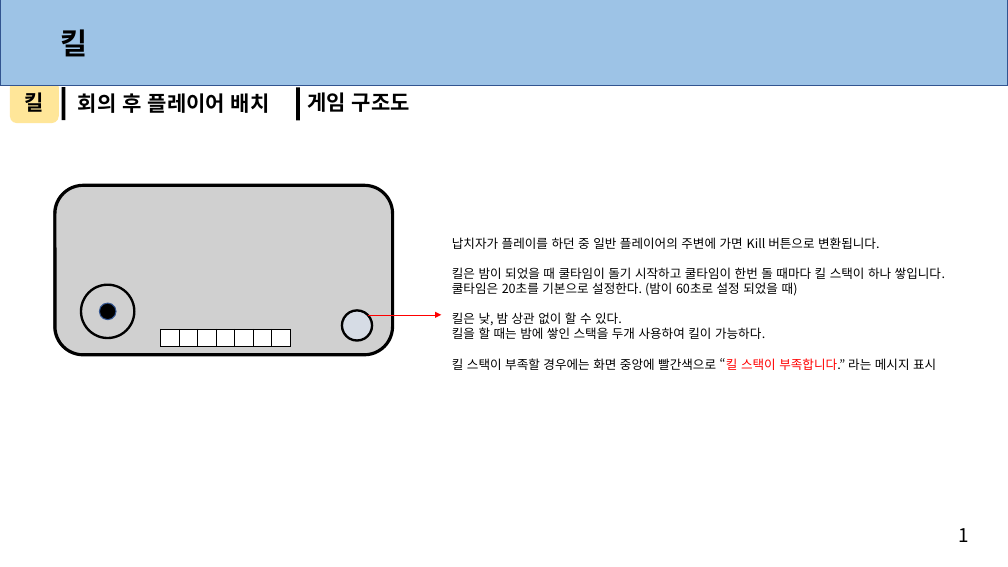
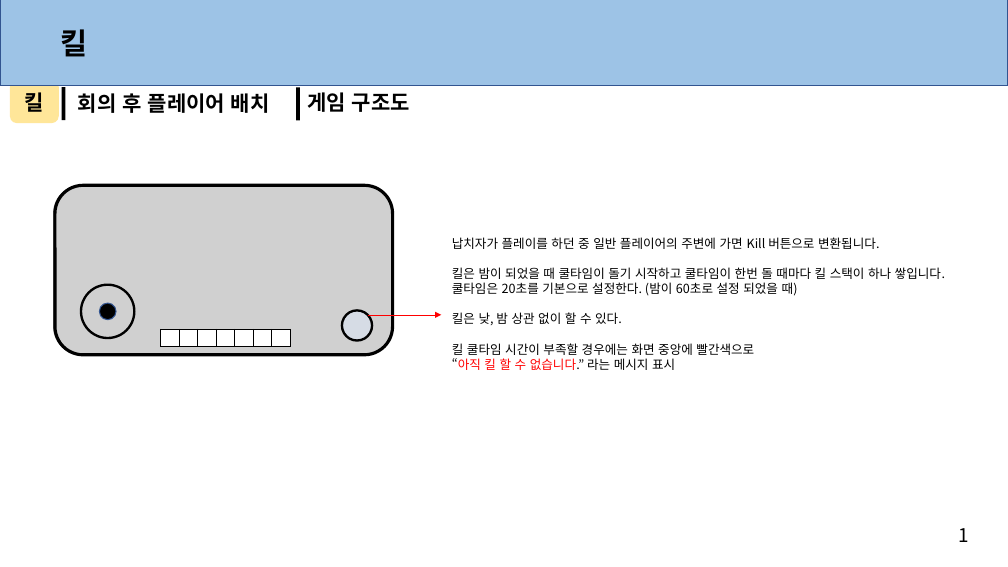
Before and after one commit to anglik0370/EscapeIsland, a slide deck: slide 2 of Document/시스템/시스템.pptx. Drawn at 1008x567 pixels with LibreOffice and Linux fonts; fonts in the diff are those of the drawing; grey boxes stand for pictures. Boxes give left, top, right and bottom in pixels: in the first picture for what was removed or moved away, otherwise in the second. Text is boxed around its words. In the diff, an @@ line names an element or a change of style, - is before the commit and + after.

```diff
--- a/Document/시스템/시스템.pptx
+++ b/Document/시스템/시스템.pptx
@@ text at [452,343,754,370]: text changed @@
-킬을 할 때는 밤에 쌓인 스택을 두개 사용하여 킬이 가능하다.
-킬 스택이 부족할 경우에는 화면 중앙에 빨간색으로 “킬 스택이 부족합니다.” 라는 메시지 표시
+킬 쿨타임 시간이 부족할 경우에는 화면 중앙에 빨간색으로
+“아직 킬 할 수 없습니다.” 라는 메시지 표시
```
Also in this commit, not shown: 1 slide added.
